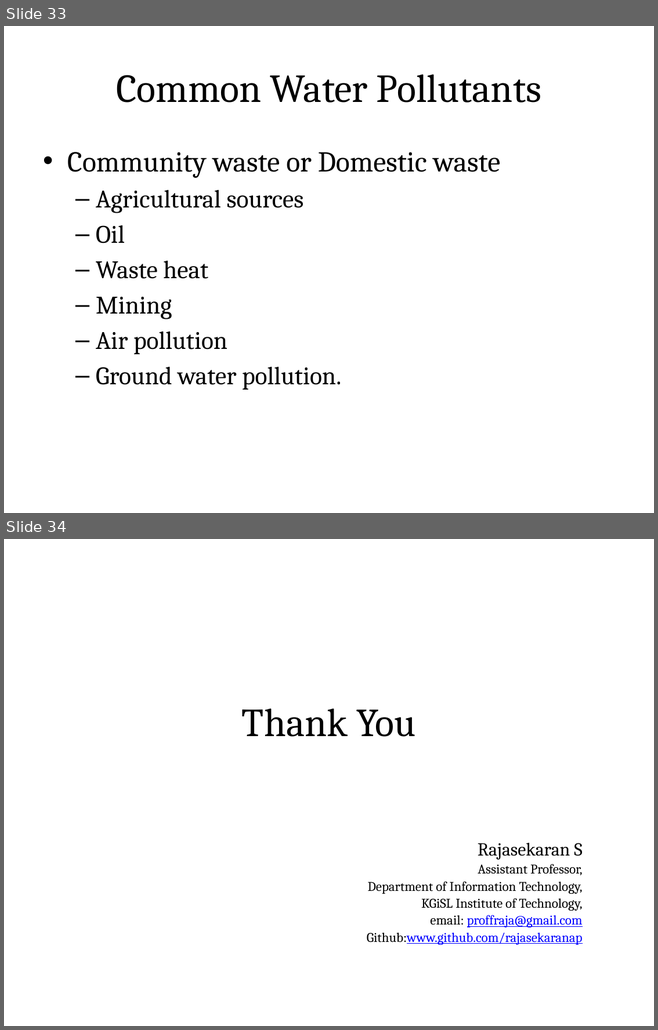
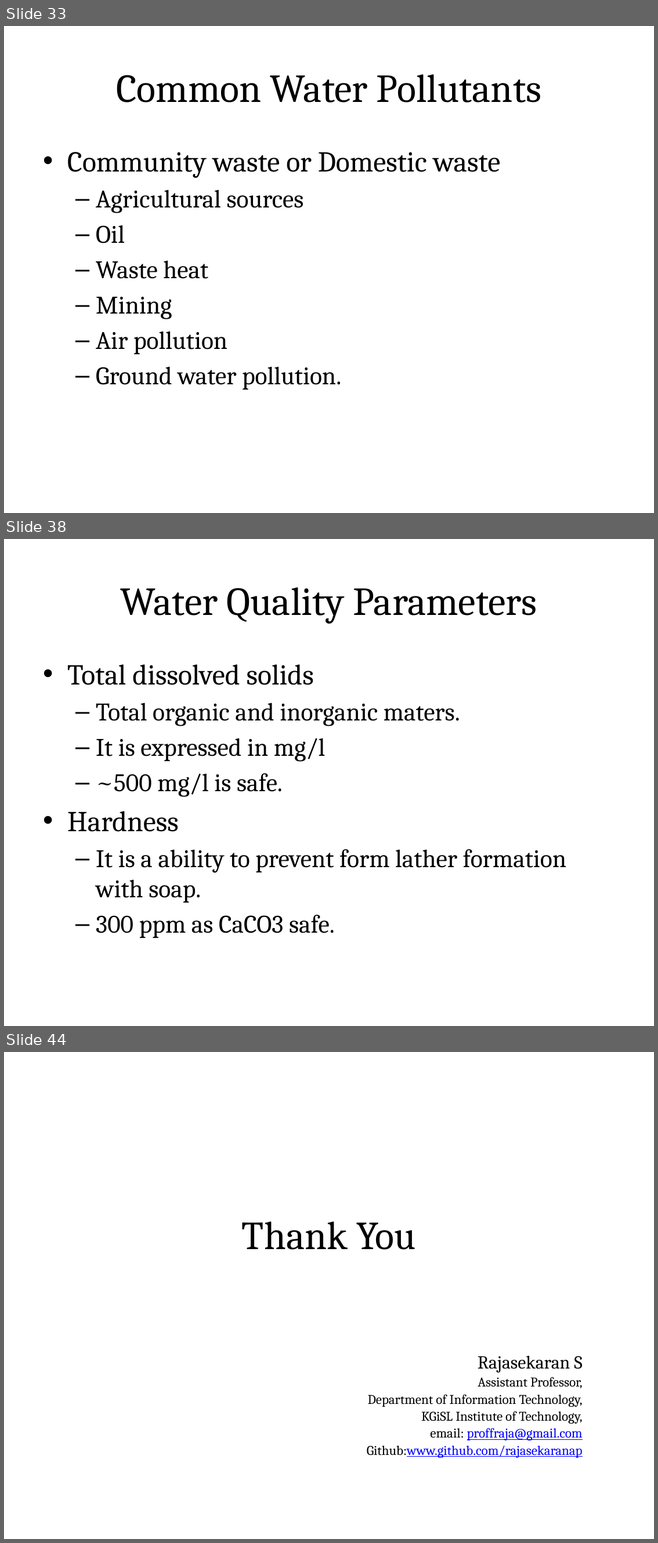
Before and after one commit to rajasekaran36/GE8291-Environmental-Science-and-Engineering, a slide deck: Slides/GE8291-U2.pptx. Shown one above the other, each under a label of ours: slides 33 and 34 before the commit, slides 33, 38 and 44 after it; the slides between them are not shown. The pictures are 658x1030 and 658x1543 pixels, drawn with LibreOffice and Linux fonts; fonts in the diff are those of the drawing. Boxes give left, top, right and bottom in pixels: in the first picture for what was removed or moved away, otherwise in the second. Text is boxed around its words. In the diff, an @@ line names an element or a change of style, - is before the commit and + after.

```diff
--- a/Slides/GE8291-U2.pptx
+++ b/Slides/GE8291-U2.pptx
@@ slide 38 added at (4,539,654,1026), background #FFFFFF @@
@@ title added at (36,559,621,640), fill gradient #DAFDA7 to #E4FCC2 to #F5FFE7, outline #98B955 0.75 pt, 44 pt, text #000000 @@
+Water Quality Parameters
@@ text added at (67,664,566,938), 28 pt, text #000000 @@
+• Total dissolved solids
+  – Total organic and inorganic maters.
+  – It is expressed in mg/l
+  – ~500 mg/l is safe.
+• Hardness
+  – It is a ability to prevent form lather formation with soap.
+  – 300 ppm as CaCO3 safe.
@@ what was slide 34 is now slide 44 @@
```
Also in this commit, not shown: 9 other slides added, 1 other file.
